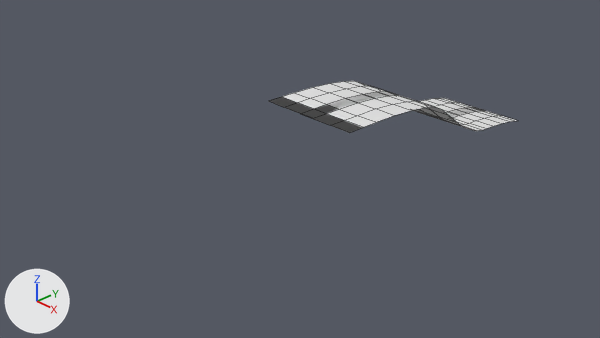
Renders of the Blender file sources/CrispyHilux.blend from each side of a commit.
One viewpoint serves both versions: the file's camera 'Camera'. Arrows for +X, +Y and +Z are at lower left; the lights stay in place. Mesh edges are drawn as thin lines.
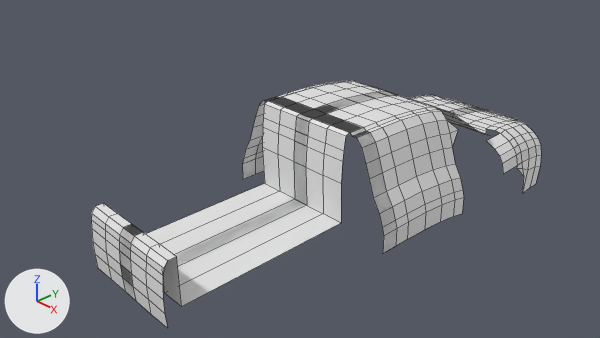
Commit message: planes of falling down ..

Pixel boxes [x1, y1, x2, y2] of what changed, in the pictures (600 x 338 px; the box of a moved part takes in the faces that stretch with it):
'Plane', reshaped (81% wider, 366% taller): before [269, 81, 517, 133]; after [91, 81, 541, 327]
part 1 of me_plane_005, built on: before [419, 98, 517, 131]; after [91, 81, 541, 327]
part 2 of me_plane_005, moved or reshaped (not visible afterwards): before [452, 118, 467, 125]

What changed in the scene script:
```text
Change me_plane_005:
    used by ob_plane; location = (0.07, 0.79, 1.22); scale = (0.153, 0.161, 1.0)
    remove me_plane_005.from_pydata(...)  # 83 vertices, 43 faces; spans x -6.5..1.0, y -1.0..33.1, z -1.3..0.0
    add me_plane_005.from_pydata(...)  # 308 vertices, 219 faces; spans x -11.9..1.2, y -23.4..34.9, z -2.6..0.0
    me_plane_005 part 1: 13 vertices moved from x -6.5, y 14.6..33.1, z -1.3..-0.3 to x -9.2..-6.0, y 14.6..33.1, z -1.3..-0.3; 225 vertices added at x -11.9..1.0, y -23.4..34.9, z -2.6..0.0
    me_plane_005 part 2: 1 vertex moved from x 1.0, y 24.0, z -1.1 to x 1.2, y 24.9, z -1.0
```
